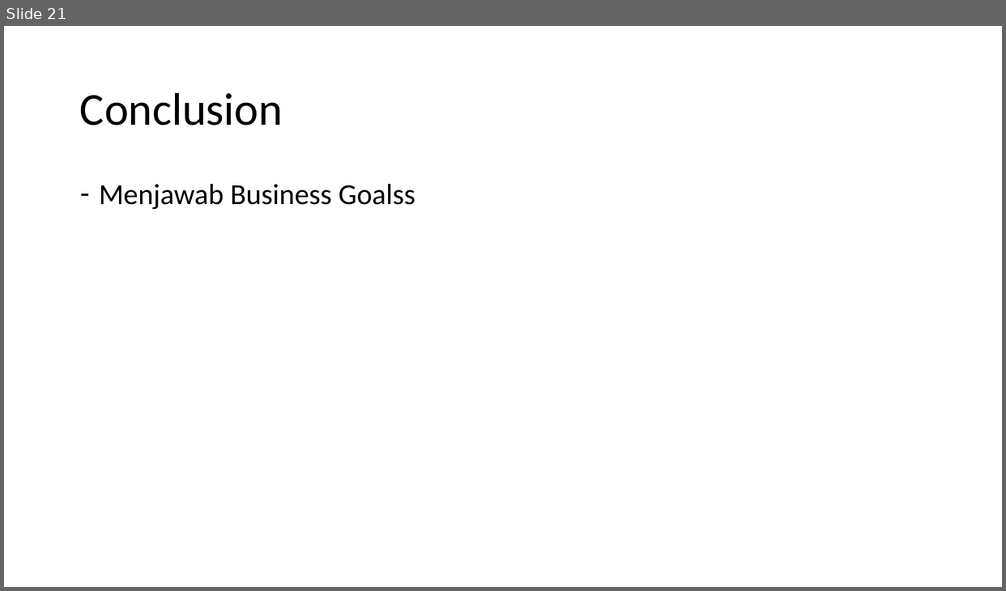
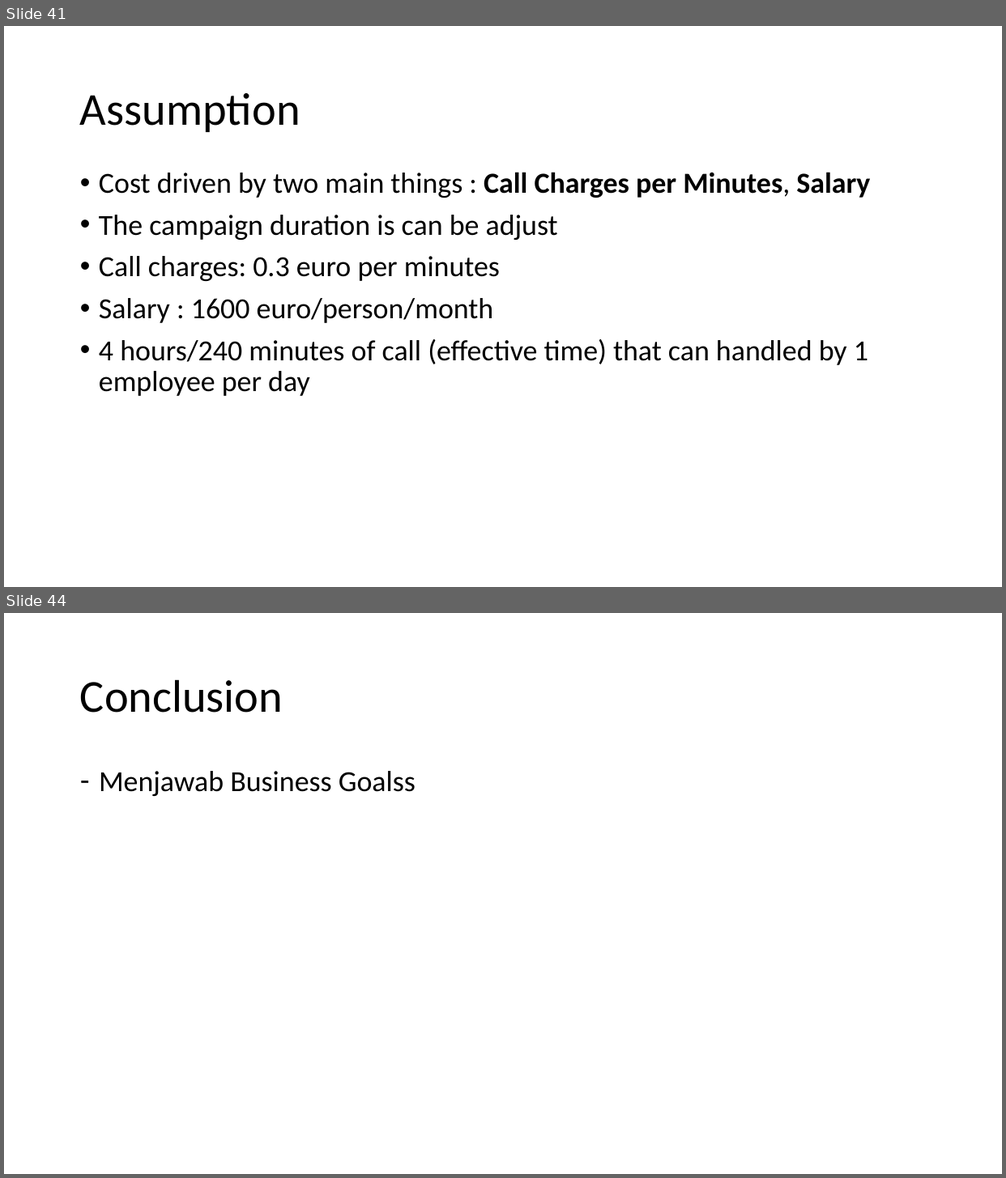
Before and after one commit to abdullahayas123/Tes-Model-Marketing-Scipy, a slide deck: Presentation.pptx. Shown one above the other, each under a label of ours: slide 21 before the commit, slides 41 and 44 after it; the slides between them are not shown. The pictures are 1006x591 and 1006x1178 pixels, drawn with LibreOffice and Linux fonts; fonts in the diff are those of the drawing. Boxes give left, top, right and bottom in pixels: in the first picture for what was removed or moved away, otherwise in the second. Text is boxed around its words. In the diff, an @@ line names an element or a change of style, - is before the commit and + after.

```diff
--- a/Presentation.pptx
+++ b/Presentation.pptx
@@ slide 41 added at (x1=4, y1=26, x2=1002, y2=587), background #FFFFFF @@
@@ title added at (x1=80, y1=93, x2=300, y2=132), 44 pt, text #000000 @@
+Assumption
@@ text added at (x1=99, y1=172, x2=870, y2=396), 28 pt, text #000000 @@
+• Cost driven by two main things : Call Charges per Minutes, Salary
+• The campaign duration is can be adjust
+• Call charges: 0.3 euro per minutes
+• Salary : 1600 euro/person/month
+• 4 hours/240 minutes of call (effective time) that can handled by 1 employee per day
@@ what was slide 21 is now slide 44 @@
```
Also in this commit, not shown: 2 slides changed, 24 other slides added, 2 slides removed.
